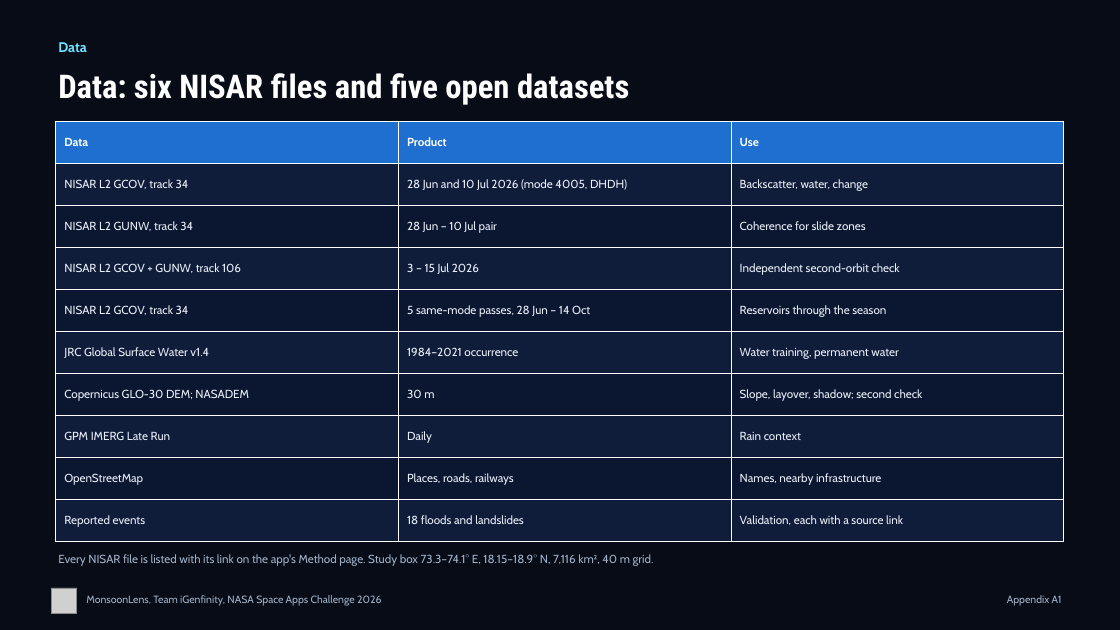
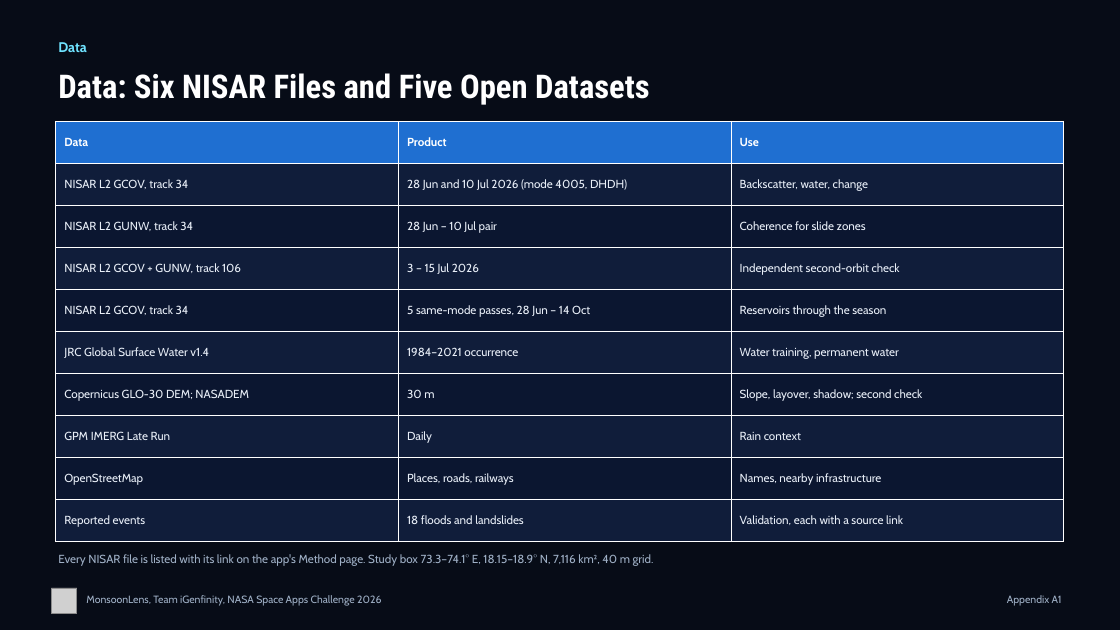
Before and after one commit to AyushSinghNegi/dancing-with-the-sars, a slide deck: slide 2 of deliverables/deck/MonsoonLens_Appendix.pptx. Drawn at 1120x630 pixels with LibreOffice and Linux fonts; fonts in the diff are those of the drawing; grey boxes stand for pictures. Boxes give left, top, right and bottom in pixels: in the first picture for what was removed or moved away, otherwise in the second. Text is boxed around its words. In the diff, an @@ line names an element or a change of style, - is before the commit and + after.

```diff
--- a/deliverables/deck/MonsoonLens_Appendix.pptx
+++ b/deliverables/deck/MonsoonLens_Appendix.pptx
@@ text at bbox=[58, 73, 650, 105]: text changed @@
-Data: six NISAR files and five open datasets
+Data: Six NISAR Files and Five Open Datasets
```
Also in this commit, not shown: 9 other slides changed, 8 other files.
